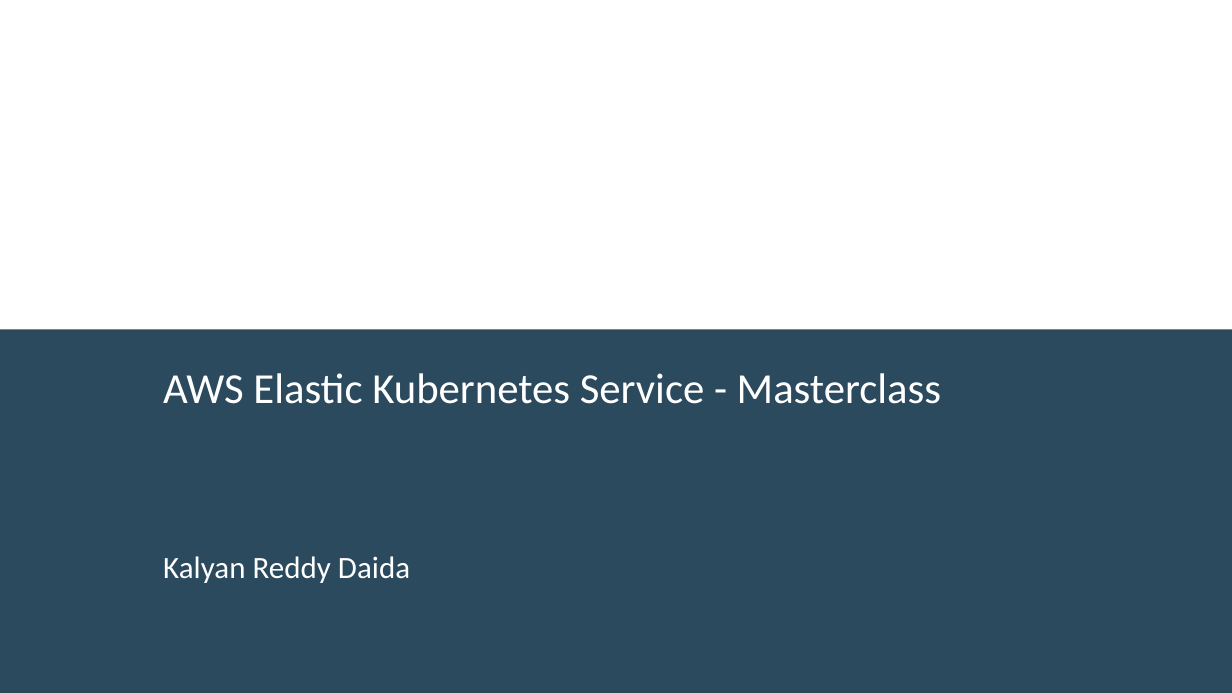
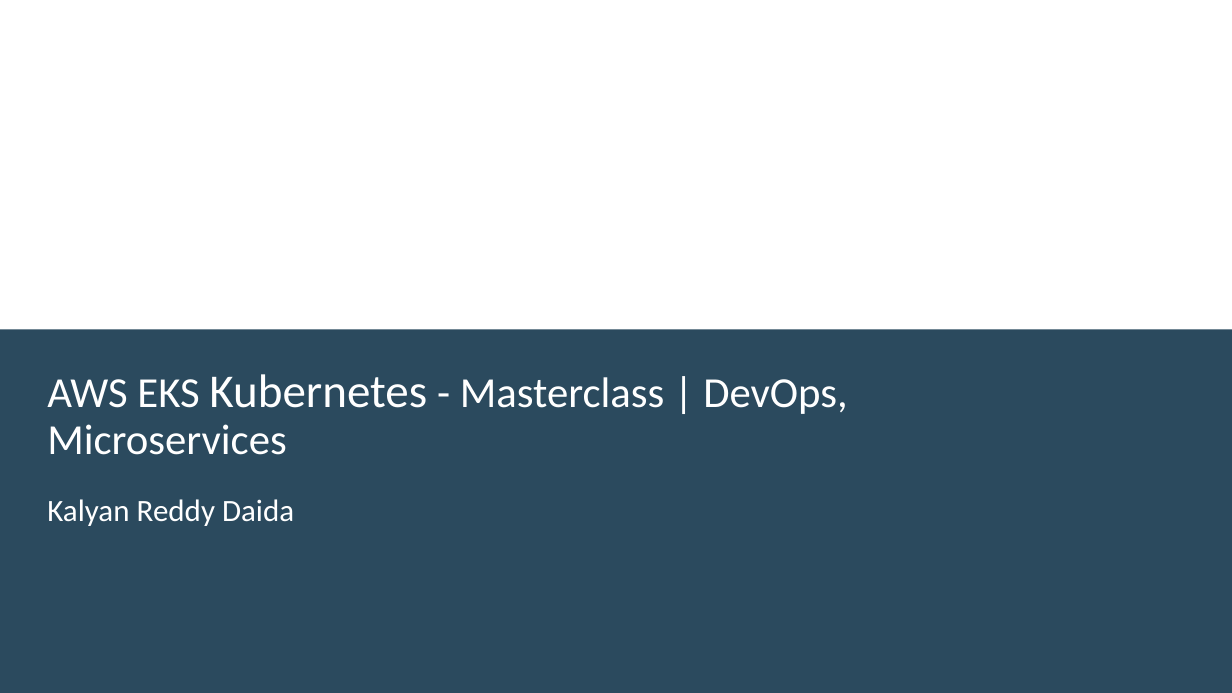
Before and after one commit to stacksimplify/aws-eks-kubernetes-masterclass, a slide deck: slide 1 of presentation/AWS-Fargate-and-EKS-Masterclass.pptx. Drawn at 1232x693 pixels with LibreOffice and Linux fonts; fonts in the diff are those of the drawing. Boxes give left, top, right and bottom in pixels: in the first picture for what was removed or moved away, otherwise in the second. Text is boxed around its words. In the diff, an @@ line names an element or a change of style, - is before the commit and + after.

```diff
--- a/presentation/AWS-Fargate-and-EKS-Masterclass.pptx
+++ b/presentation/AWS-Fargate-and-EKS-Masterclass.pptx
@@ title at (x1=47, y1=374, x2=848, y2=455): text changed @@
-AWS Elastic Kubernetes Service - Masterclass
+AWS EKS Kubernetes - Masterclass | DevOps, Microservices
@@ subtitle "Kalyan Reddy Daida" moved from (x1=163, y1=556, x2=410, y2=583) to (x1=47, y1=499, x2=294, y2=526) @@
```
Also in this commit, not shown: 1 slide added, 32 other files.
